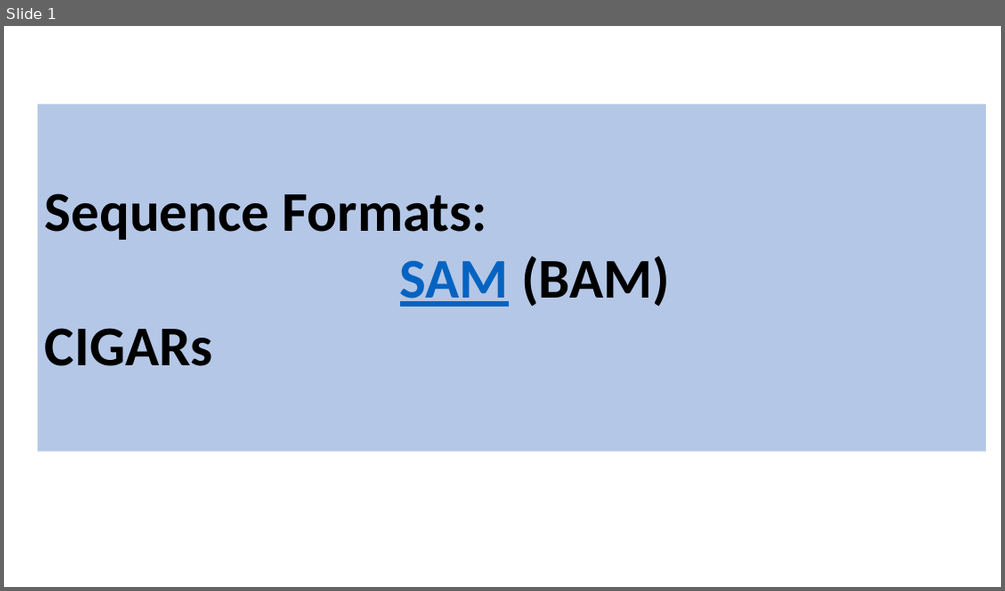
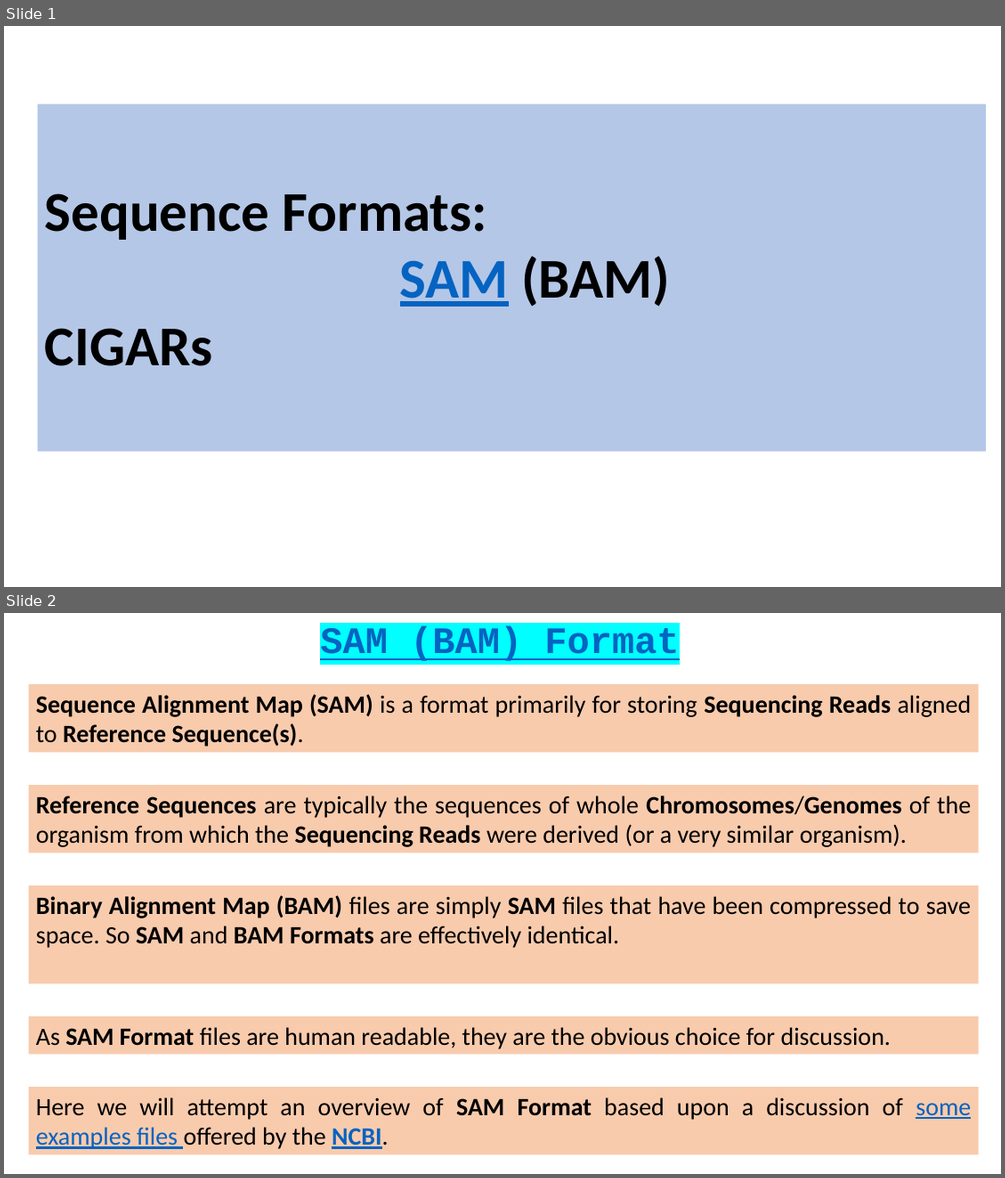
Before and after one commit to BioinformaticsTraining/Introduction-to-Bioinformatics, a slide deck: Flip Presentations/NGS_Intro/BAM_CIGAR/BAM_CIGAR.pptx. Shown one above the other, each under a label of ours: slide 1 before the commit, slides 1 and 2 after it. The pictures are 1005x591 and 1005x1178 pixels, drawn with LibreOffice and Linux fonts; fonts in the diff are those of the drawing. Boxes give left, top, right and bottom in pixels: in the first picture for what was removed or moved away, otherwise in the second. Text is boxed around its words. In the diff, an @@ line names an element or a change of style, - is before the commit and + after.

```diff
--- a/Flip Presentations/NGS_Intro/BAM_CIGAR/BAM_CIGAR.pptx
+++ b/Flip Presentations/NGS_Intro/BAM_CIGAR/BAM_CIGAR.pptx
@@ slide 2 added at [4,613,1001,1174], background #FFFFFF @@
@@ text added at [320,626,679,661], 36 pt, text #0563C1, bold, underline @@
+SAM (BAM) Format
@@ rectangle added at [29,684,979,752], fill #F8CBAD, 24 pt, text #000000, bold @@
+Sequence Alignment Map (SAM) is a format primarily for storing Sequencing Reads aligned to Reference Sequence(s).
@@ rectangle added at [29,785,979,853], fill #F8CBAD, 24 pt, text #000000 @@
+Reference Sequences are typically the sequences of whole Chromosomes/Genomes of the organism from which the Sequencing Reads were derived (or a very similar organism).
@@ rectangle added at [29,885,979,983], fill #F8CBAD, 24 pt, text #000000 @@
+Binary Alignment Map (BAM) files are simply SAM files that have been compressed to save space. So SAM and BAM Formats are effectively identical.
@@ rectangle added at [29,1016,979,1054], fill #F8CBAD, 24 pt, text #000000 @@
+As SAM Format files are human readable, they are the obvious choice for discussion.
@@ rectangle added at [29,1086,979,1154], fill #F8CBAD, 24 pt, text #000000 @@
+Here we will attempt an overview of SAM Format based upon a discussion of some examples files offered by the NCBI.
```
Also in this commit, not shown: 2 slides changed.
